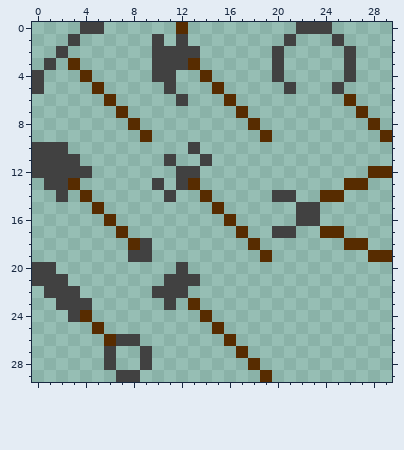
Pixel-art sprite: Images/Spritesheets/tools.png. The picture above was drawn from the file before the commit.
The file is 30x30 pixels.
The same view after the edit:
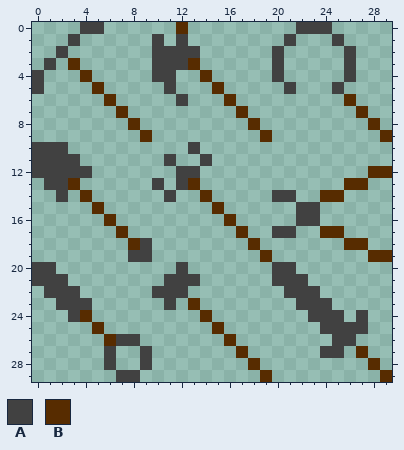
Palette (. is transparent): A #414141  B #572c00
Changes in this commit:
y 20: x 20..21 .. -> AA
y 21: x 20..22 ... -> AAA
y 22: x 21..23 ... -> AAA
y 23: x 22..24 ... -> AAA
y 24: x 23..25 ... -> AAA; x 27 . -> A
y 25: x 24..27 .... -> AAAA
y 26: x 25..26 .. -> AA
y 27: x 24..25 .. -> AA; x 27 . -> B
y 28: x 28 . -> B
y 29: x 29 . -> B
